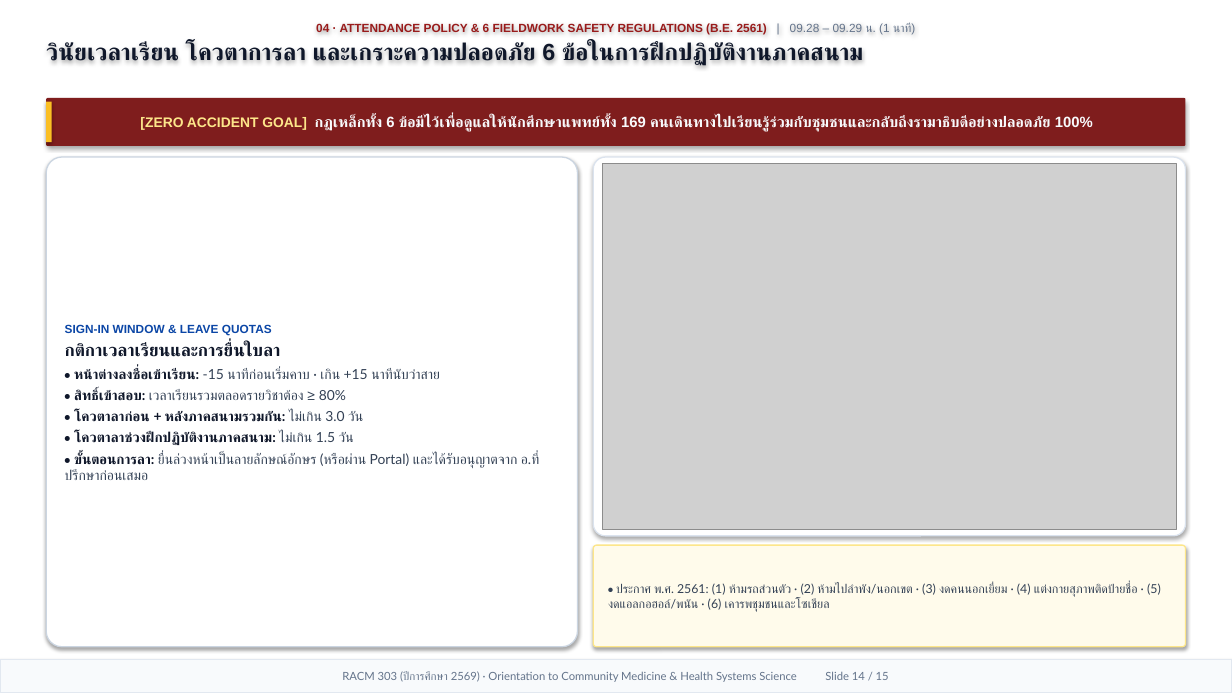
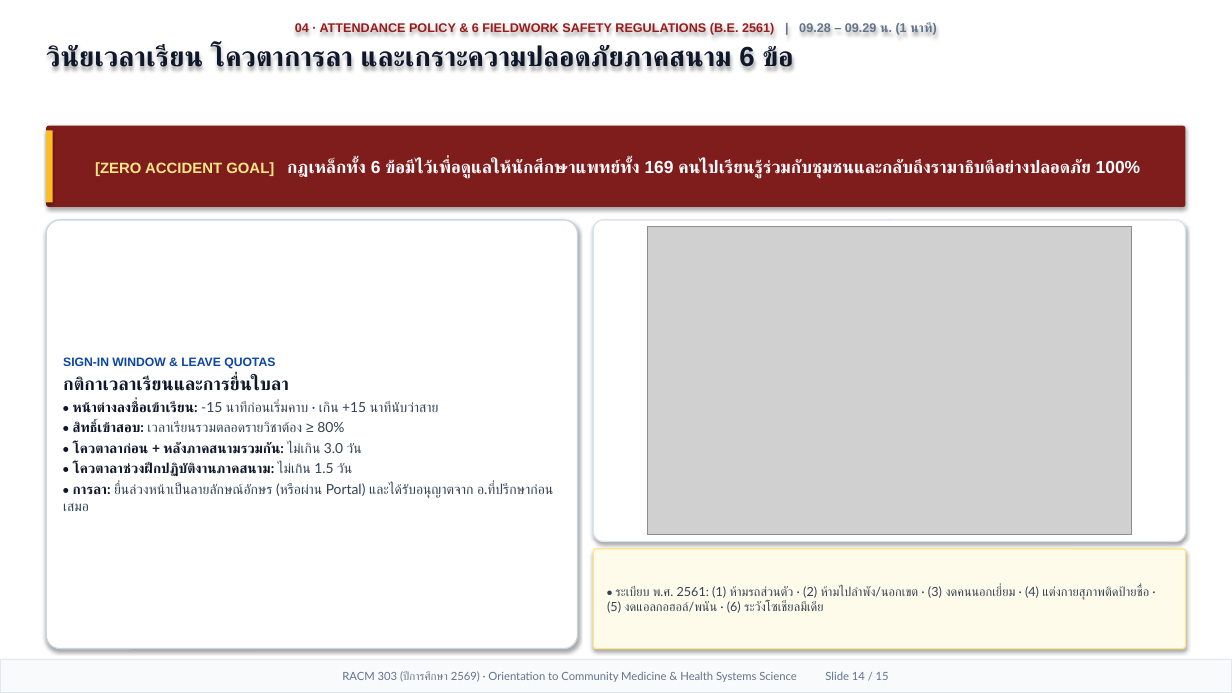
Before and after one commit to smartwoo/racm303-2569-faculty-member, a slide deck: slide 14 of exports/pptx/RACM303_2569_Orientation_Slides.pptx. Drawn at 1232x693 pixels with LibreOffice and Linux fonts; fonts in the diff are those of the drawing; grey boxes stand for pictures. Boxes give left, top, right and bottom in pixels: in the first picture for what was removed or moved away, otherwise in the second. Text is boxed around its words. In the diff, an @@ line names an element or a change of style, - is before the commit and + after.

Commit message:
feat(orientation): Apple Keynote 1/3 header + 2/3 Bento deck, HD original HSS figures with citations, and 6-form-factor responsive design

```diff
--- a/exports/pptx/RACM303_2569_Orientation_Slides.pptx
+++ b/exports/pptx/RACM303_2569_Orientation_Slides.pptx
@@ text at (x1=295, y1=23, x2=937, y2=36): size 9.2 to 9.8 pt in "04 · ATTENDANCE POLICY & 6 FIELDWORK ..."; bold on in "| 09.28 – 09.29 น. (1 นาที)"; more space between paragraphs @@
@@ text at (x1=46, y1=45, x2=793, y2=74): text changed; size 18.2 to 21.5 pt @@
-วินัยเวลาเรียน โควตาการลา และเกราะความปลอดภัย 6 ข้อในการฝึกปฏิบัติงานภาคสนาม
+วินัยเวลาเรียน โควตาการลา และเกราะความปลอดภัยภาคสนาม 6 ข้อ
@@ rounded rectangle "[ZERO ACCIDENT GOAL] กฎเหล็กทั้ง 6 ..." resized from (x1=46, y1=98, x2=1186, y2=146) to (x1=46, y1=126, x2=1186, y2=207) @@
@@ rectangle resized from (x1=46, y1=102, x2=52, y2=142) to (x1=46, y1=130, x2=53, y2=202) @@
@@ text in rounded rectangle at (x1=95, y1=160, x2=1141, y2=179): text changed; size 11.6 to 13.6 pt @@
-[ZERO ACCIDENT GOAL] กฎเหล็กทั้ง 6 ข้อมีไว้เพื่อดูแลให้นักศึกษาแพทย์ทั้ง 169 คนเดินทางไปเรียนรู้ร่วมกับชุมชนและกลับถึงรามาธิบดีอย่างปลอดภัย 100%
+[ZERO ACCIDENT GOAL] กฎเหล็กทั้ง 6 ข้อมีไว้เพื่อดูแลให้นักศึกษาแพทย์ทั้ง 169 คนไปเรียนรู้ร่วมกับชุมชนและกลับถึงรามาธิบดีอย่างปลอดภัย 100%
@@ rounded rectangle "SIGN-IN WINDOW & LEAVE QUOTAS" resized from (x1=46, y1=157, x2=578, y2=647) to (x1=46, y1=220, x2=578, y2=649) @@
@@ rounded rectangle resized from (x1=593, y1=157, x2=1186, y2=536) to (x1=593, y1=220, x2=1186, y2=542) @@
@@ picture resized from (x1=603, y1=164, x2=1177, y2=530) to (x1=648, y1=226, x2=1131, y2=535) @@
@@ text in rounded rectangle at (x1=63, y1=357, x2=439, y2=476): size 9.2 to 9.5 pt in "SIGN-IN WINDOW & LEAVE QUOTAS"; size 13.5 to 14 pt in "กติกาเวลาเรียนและการยื่นใบลา"; less space between paragraphs @@
@@ text in rounded rectangle at (x1=73, y1=483, x2=553, y2=498): text changed @@
-• ขั้นตอนการลา: ยื่นล่วงหน้าเป็นลายลักษณ์อักษร (หรือผ่าน Portal) และได้รับอนุญาตจาก อ.ที่ปรึกษาก่อนเสมอ
+• การลา: ยื่นล่วงหน้าเป็นลายลักษณ์อักษร (หรือผ่าน Portal) และได้รับอนุญาตจาก อ.ที่ปรึกษาก่อนเสมอ
@@ rounded rectangle "• ระเบียบ พ.ศ. 2561: (1) ..." moved from (x1=593, y1=545, x2=1186, y2=647) to (x1=593, y1=549, x2=1186, y2=649) @@
@@ text in rounded rectangle at (x1=607, y1=586, x2=1150, y2=613): text changed; size 9.6 to 9.8 pt @@
-• ประกาศ พ.ศ. 2561: (1) ห้ามรถส่วนตัว · (2) ห้ามไปลำพัง/นอกเขต · (3) งดคนนอกเยี่ยม · (4) แต่งกายสุภาพติดป้ายชื่อ · (5) งดแอลกอฮอล์/พนัน · (6) เคารพชุมชนและโซเชียล
+• ระเบียบ พ.ศ. 2561: (1) ห้ามรถส่วนตัว · (2) ห้ามไปลำพัง/นอกเขต · (3) งดคนนอกเยี่ยม · (4) แต่งกายสุภาพติดป้ายชื่อ · (5) งดแอลกอฮอล์/พนัน · (6) ระวังโซเชียลมีเดีย
```
Also in this commit, not shown: 13 other slides changed, 1 slide added, 1 slide removed, 6 other files.
